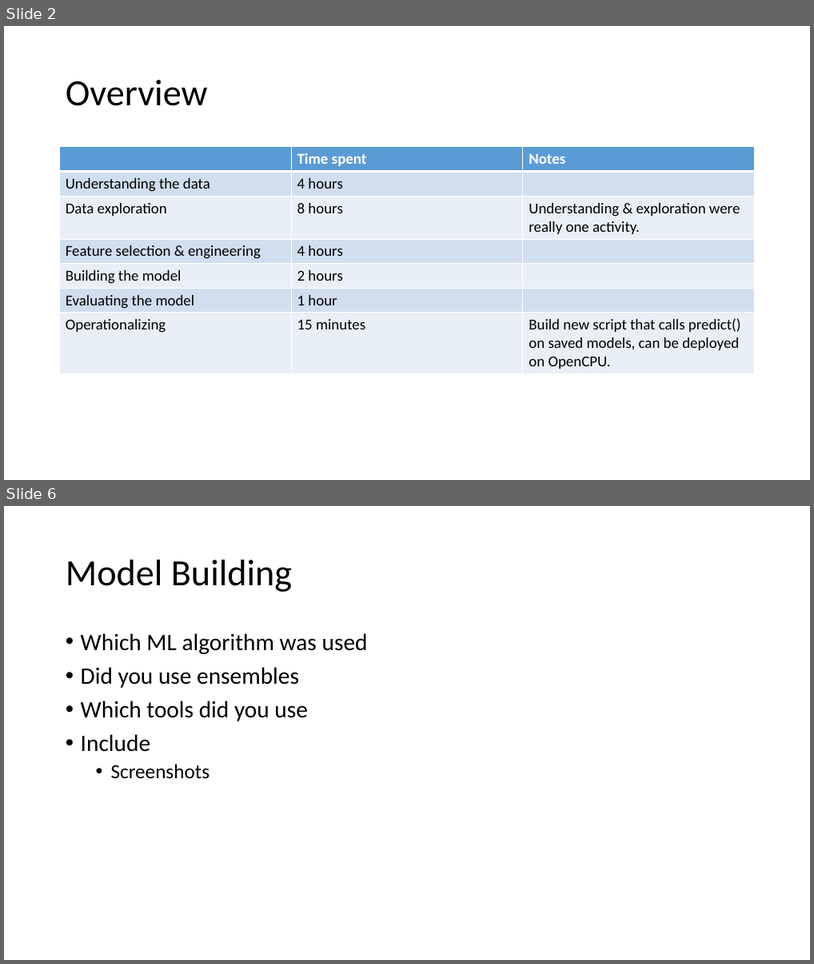
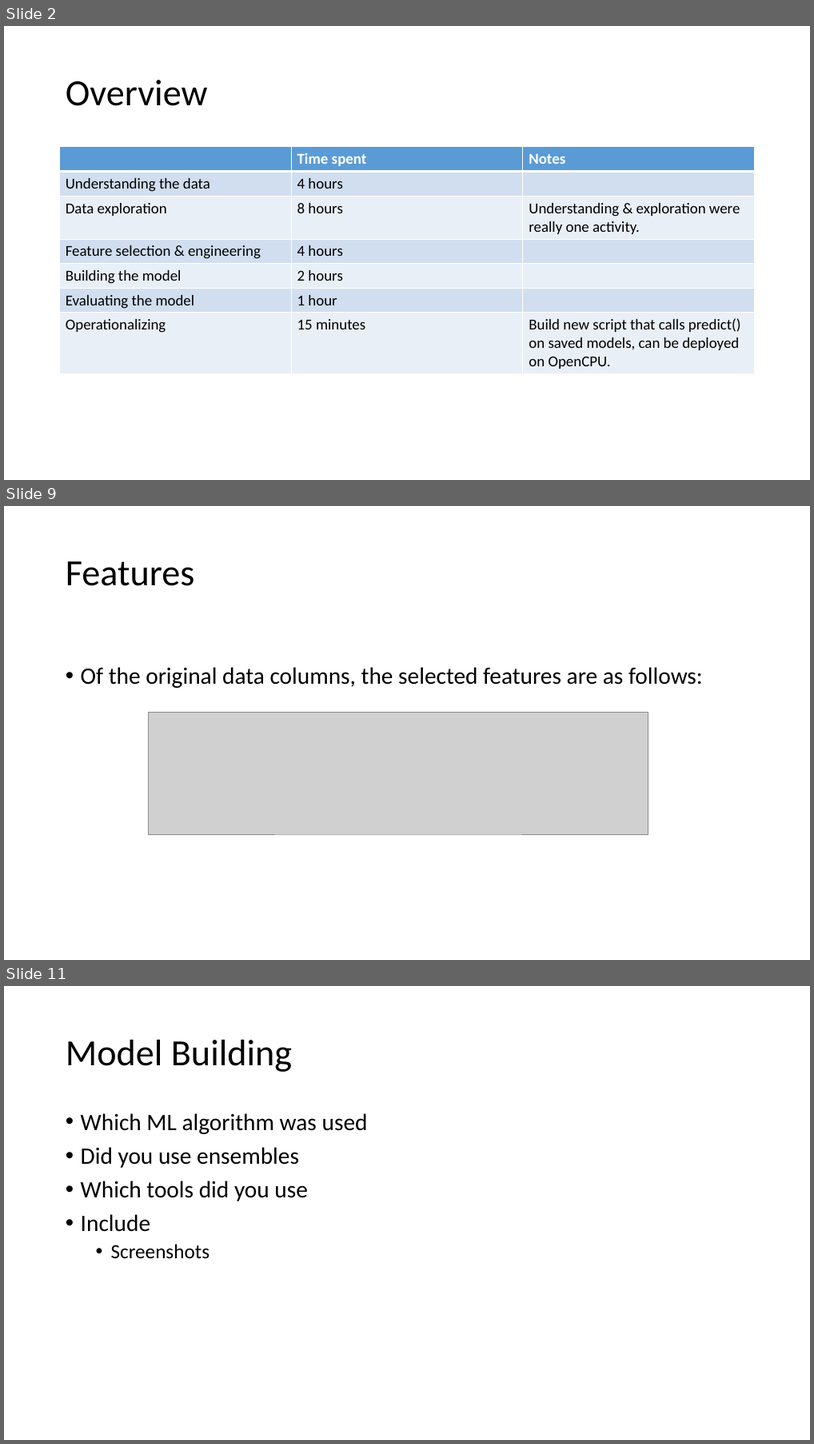
Before and after one commit to DannyGsGit/UW_DS450, a slide deck: Capstone/Docs/Homework/Template_Individual.pptx. Shown one above the other, each under a label of ours: slides 2 and 6 before the commit, slides 2, 9 and 11 after it; the slides between them are not shown. The pictures are 814x964 and 814x1444 pixels, drawn with LibreOffice and Linux fonts; fonts in the diff are those of the drawing; grey boxes stand for pictures. Boxes give left, top, right and bottom in pixels: in the first picture for what was removed or moved away, otherwise in the second. Text is boxed around its words. In the diff, an @@ line names an element or a change of style, - is before the commit and + after.

```diff
--- a/Capstone/Docs/Homework/Template_Individual.pptx
+++ b/Capstone/Docs/Homework/Template_Individual.pptx
@@ slide 9 added at [4, 506, 810, 960], background #FFFFFF @@
@@ title added at [66, 561, 194, 586], 44 pt, text #000000 @@
+Features
@@ text added at [81, 667, 703, 688], 28 pt, text #000000 @@
+• Of the original data columns, the selected features are as follows:
@@ picture added at [149, 712, 648, 834] @@
@@ what was slide 6 is now slide 11 @@
```
Also in this commit, not shown: 3 slides changed, 7 other slides added, 1 slide removed.
